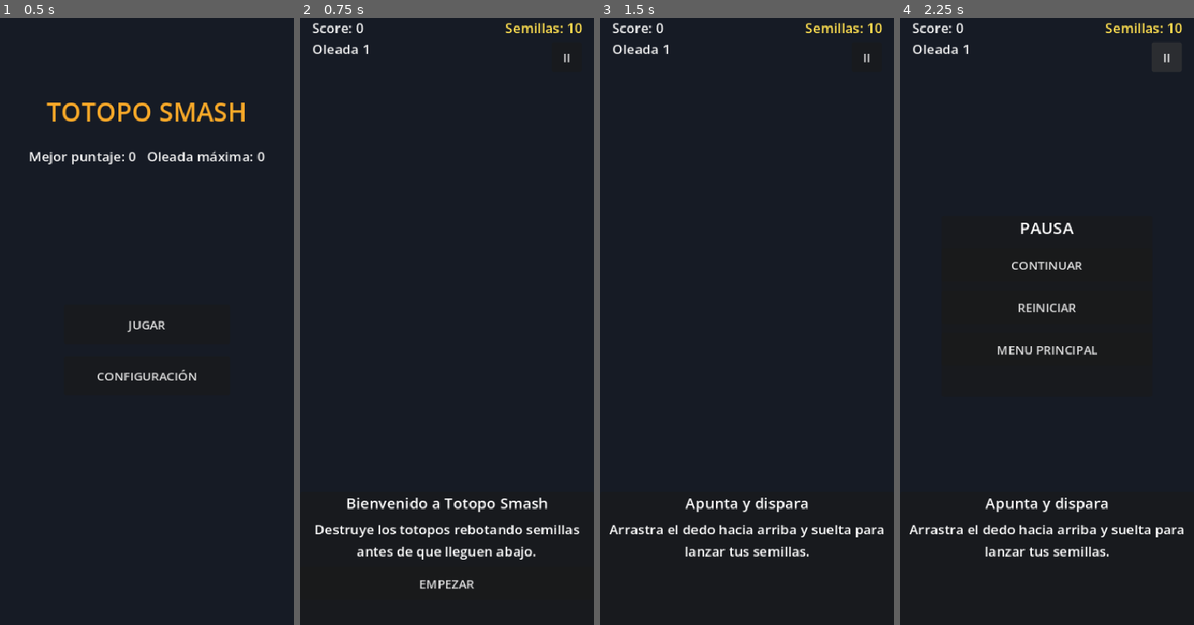
Above: before the commit, frames 1-4 (left to right).
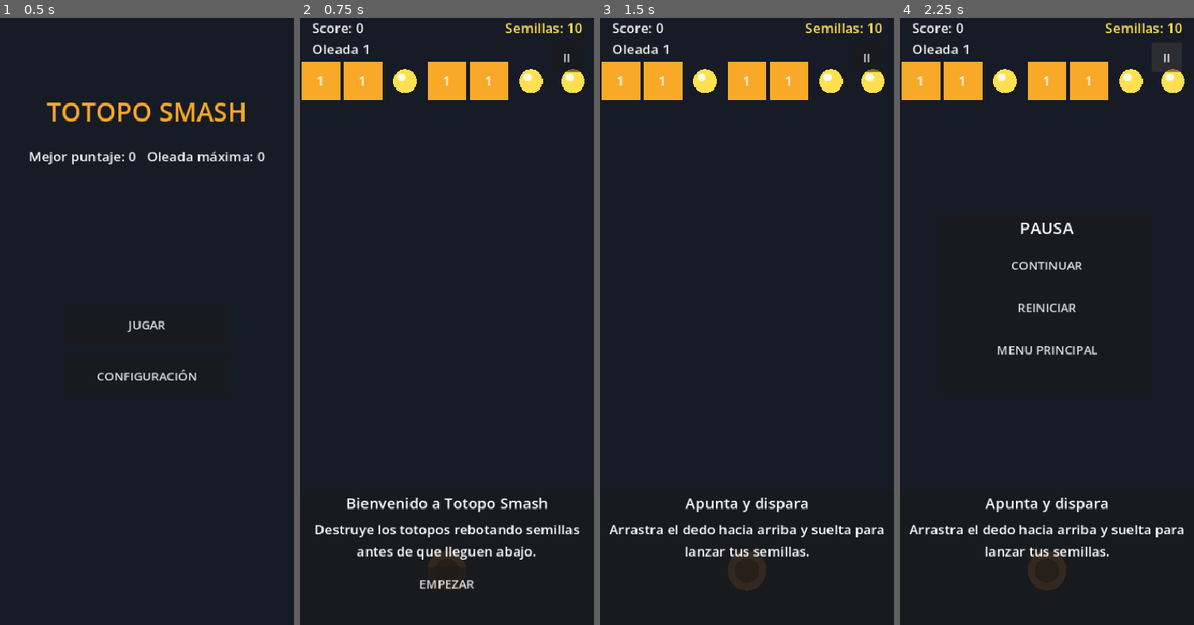
Above: after the commit, the same moments.

Repository: JoseNoIP/gb-TotopoSmash
Game: Godot game, scene res://src/scenes/MainMenu.tscn
Two runs of this game, one before a commit and one after it. Both use one fixed random seed, a clock stepped at 60 frames per second and the inputs below.
Inputs:
- Up to frame 1 (0.5 s): no input
- Up to frame 2 (0.75 s): click "JUGAR" at 0.5 s
- Up to frame 3 (1.5 s): click "EMPEZAR" at 1.25 s
- Up to frame 4 (2.25 s): click "II" at 2 s

Frame 1 is identical in both runs. In frame 2, 4.2% of the frame differs, in the area x 0-97%, y 7-91%; in frame 3, 4.4%, in the area x 0-97%, y 7-95%; in frame 4, 4.4%.

Commit message:
Remove unnecessary CanvasLayer for background; ensure ColorRect is added directly to maintain proper rendering order

Diff:
--- a/src/scenes/Game.gd
+++ b/src/scenes/Game.gd
@@ -25,15 +25,16 @@
 
 
 func _build_scene() -> void:
-	var bg_layer: CanvasLayer = CanvasLayer.new()
-	bg_layer.layer = 0
-	add_child(bg_layer)
+	## Sin CanvasLayer: cualquier nodo dentro de un CanvasLayer se dibuja SIEMPRE por
+	## encima de los Node2D normales (BoardManager, Mortar, semillas), sin importar su
+	## valor de `layer` — un ColorRect de fondo ahí adentro tapa todo el juego. Se agrega
+	## primero para quedar detrás por orden de árbol, igual que en MainMenu.gd.
 	var bg: ColorRect = ColorRect.new()
 	bg.color = Constants.COLOR_BG_BOARD
 	bg.position = Vector2.ZERO
 	bg.set_size(Vector2(Constants.DESIGN_WIDTH, Constants.DESIGN_HEIGHT))
 	bg.mouse_filter = Control.MOUSE_FILTER_IGNORE
-	bg_layer.add_child(bg)
+	add_child(bg)
 
 	add_child(BoardManagerGd.new())
 	add_child(TurnManagerGd.new())
--- a/src/scenes/TutorialGame.gd
+++ b/src/scenes/TutorialGame.gd
@@ -41,15 +41,16 @@
 
 
 func _build_scene() -> void:
-	var bg_layer: CanvasLayer = CanvasLayer.new()
-	bg_layer.layer = 0
-	add_child(bg_layer)
+	## Sin CanvasLayer: cualquier nodo dentro de un CanvasLayer se dibuja SIEMPRE por
+	## encima de los Node2D normales (BoardManager, Mortar, semillas), sin importar su
+	## valor de `layer` — un ColorRect de fondo ahí adentro tapa todo el juego. Se agrega
+	## primero para quedar detrás por orden de árbol, igual que en MainMenu.gd.
 	var bg: ColorRect = ColorRect.new()
 	bg.color = Constants.COLOR_BG_BOARD
 	bg.position = Vector2.ZERO
 	bg.set_size(Vector2(Constants.DESIGN_WIDTH, Constants.DESIGN_HEIGHT))
 	bg.mouse_filter = Control.MOUSE_FILTER_IGNORE
-	bg_layer.add_child(bg)
+	add_child(bg)
 
 	add_child(BoardManagerGd.new())
 	add_child(TurnManagerGd.new())
Not shown, changed: CLAUDE.md
